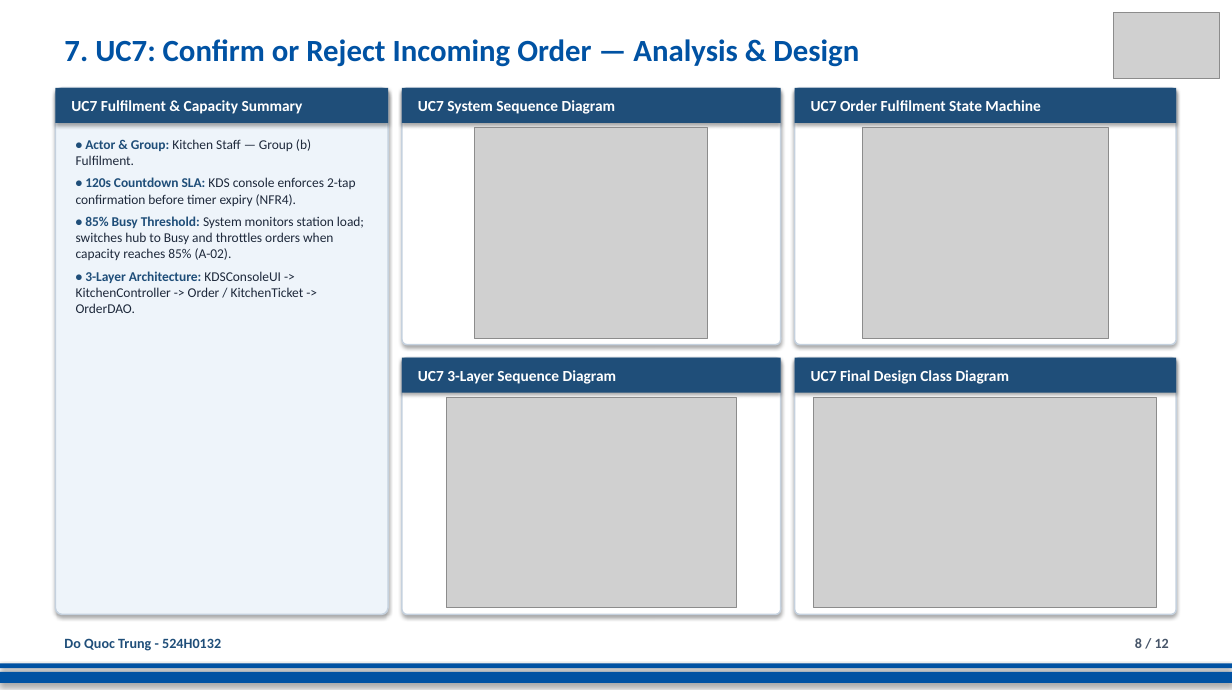
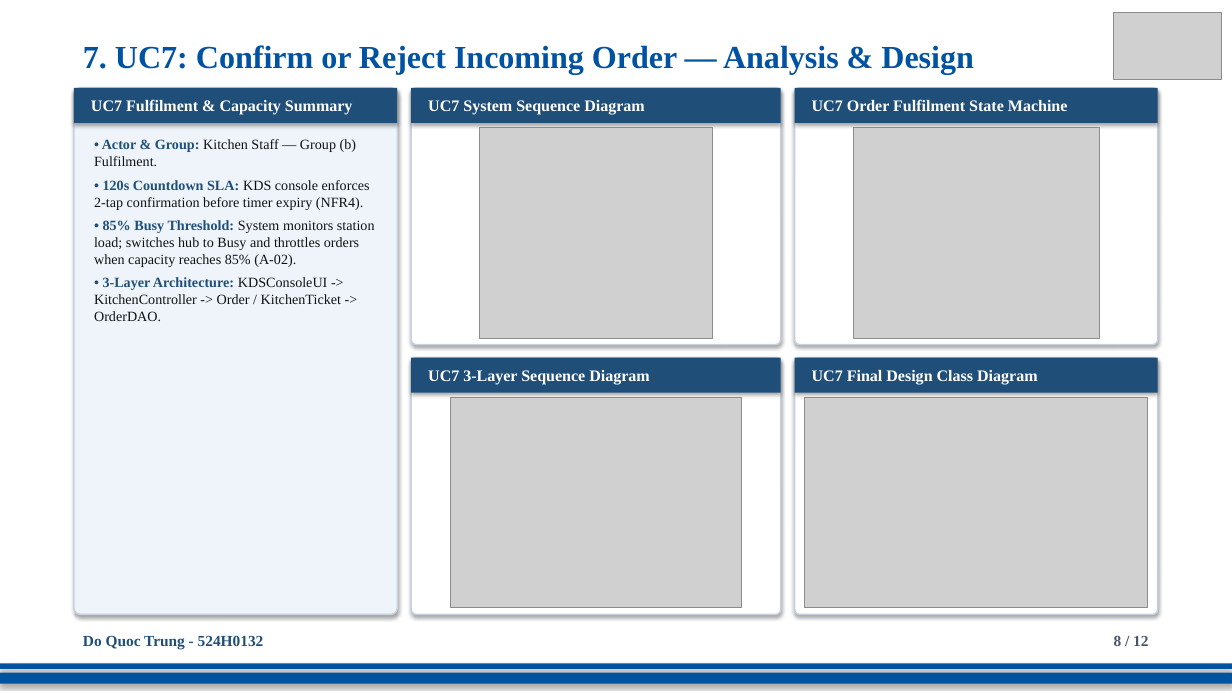
Before and after one commit to DoQuocTrung06/SaigonBite-RAD-TeamF10, a slide deck: slide 8 of Part_2/TeamF10_Presentation_for_SaigonBite.pptx. Drawn at 1232x693 pixels with LibreOffice and Linux fonts; fonts in the diff are those of the drawing; grey boxes stand for pictures. Boxes give left, top, right and bottom in pixels: in the first picture for what was removed or moved away, otherwise in the second. Text is boxed around its words. In the diff, an @@ line names an element or a change of style, - is before the commit and + after.

Commit message:
UC3 & UC14: style Part 2 slide deck with exact Times New Roman typography and Part 1 branding (524H0031)

```diff
--- a/Part_2/TeamF10_Presentation_for_SaigonBite.pptx
+++ b/Part_2/TeamF10_Presentation_for_SaigonBite.pptx
@@ text "7. UC7: Confirm or Reject ...": place and size @@
-text "7. UC7: Confirm or Reject ..." at [64,39,859,67]
+text "7. UC7: Confirm or Reject ..." at [83,45,974,75]
@@ text "7. UC7: Confirm or Reject ..." at [83,45,974,75]: size 24 to 25 pt, font Calibri to Times New Roman @@
@@ size 12 to 12.5 pt, font Calibri to Times New Roman in 5 elements at [411,88,781,123], [411,358,781,393], [795,88,1158,123], [795,358,1158,393], [74,88,397,123] @@
@@ rectangle "UC7 Fulfilment & Capacity Summary": place and size @@
-rectangle "UC7 Fulfilment & Capacity Summary" at [55,88,388,123]
+rectangle "UC7 Fulfilment & Capacity Summary" at [74,88,397,123]
@@ rounded rectangle: place and size @@
-rounded rectangle at [55,88,388,615]
+rounded rectangle at [74,88,397,615]
@@ rectangle "UC7 System Sequence Diagram": place and size @@
-rectangle "UC7 System Sequence Diagram" at [402,88,781,123]
+rectangle "UC7 System Sequence Diagram" at [411,88,781,123]
@@ rounded rectangle: place and size @@
-rounded rectangle at [402,88,781,345]
+rounded rectangle at [411,88,781,345]
@@ rectangle "UC7 Order Fulfilment State Machine": place and size @@
-rectangle "UC7 Order Fulfilment State Machine" at [795,88,1177,123]
+rectangle "UC7 Order Fulfilment State Machine" at [795,88,1158,123]
@@ rounded rectangle: place and size @@
-rounded rectangle at [795,88,1177,345]
+rounded rectangle at [795,88,1158,345]
@@ text "• Actor & Group: Kitchen ...": place and size @@
-text "• Actor & Group: Kitchen ..." at [76,139,364,313]
+text "• Actor & Group: Kitchen ..." at [94,139,375,321]
@@ text "• Actor & Group: Kitchen ..." at [94,139,375,321]: size 10.5 to 11 pt, font Calibri to Times New Roman; text colour #1E293B to #0F1115 in "Kitchen Staff — Group (b) Fulfilment.", "KDS console enforces 2-tap confirmation before timer ...", "System monitors station load; switches hub to ...", "KDSConsoleUI -> KitchenController -> Order / KitchenTicket ..." @@
@@ picture: place and size @@
-picture at [475,128,708,338]
+picture at [480,128,713,338]
@@ picture: place and size @@
-picture at [863,128,1109,338]
+picture at [853,128,1099,338]
@@ rectangle "UC7 3-Layer Sequence Diagram": place and size @@
-rectangle "UC7 3-Layer Sequence Diagram" at [402,358,781,393]
+rectangle "UC7 3-Layer Sequence Diagram" at [411,358,781,393]
@@ rounded rectangle: place and size @@
-rounded rectangle at [402,358,781,615]
+rounded rectangle at [411,358,781,615]
@@ rectangle "UC7 Final Design Class Diagram": place and size @@
-rectangle "UC7 Final Design Class Diagram" at [795,358,1177,393]
+rectangle "UC7 Final Design Class Diagram" at [795,358,1158,393]
@@ rounded rectangle: place and size @@
-rounded rectangle at [795,358,1177,615]
+rounded rectangle at [795,358,1158,615]
@@ picture: place and size @@
-picture at [446,397,737,608]
+picture at [451,397,741,608]
@@ picture: place and size @@
-picture at [814,397,1157,608]
+picture at [805,397,1148,608]
@@ text "Do Quoc Trung - 524H0132": place and size @@
-text "Do Quoc Trung - 524H0132" at [64,638,221,651]
+text "Do Quoc Trung - 524H0132" at [83,635,264,650]
@@ text "Do Quoc Trung - 524H0132" at [83,635,264,650]: size 11 to 12 pt, font Calibri to Times New Roman @@
@@ text "8 / 12" at [1114,636,1148,646]: size 11 to 12 pt, font Calibri to Times New Roman @@
@@ text "8 / 12": place and size @@
-text "8 / 12" at [1135,638,1169,648]
+text "8 / 12" at [1114,636,1148,646]
```
Also in this commit, not shown: 11 other slides changed.
